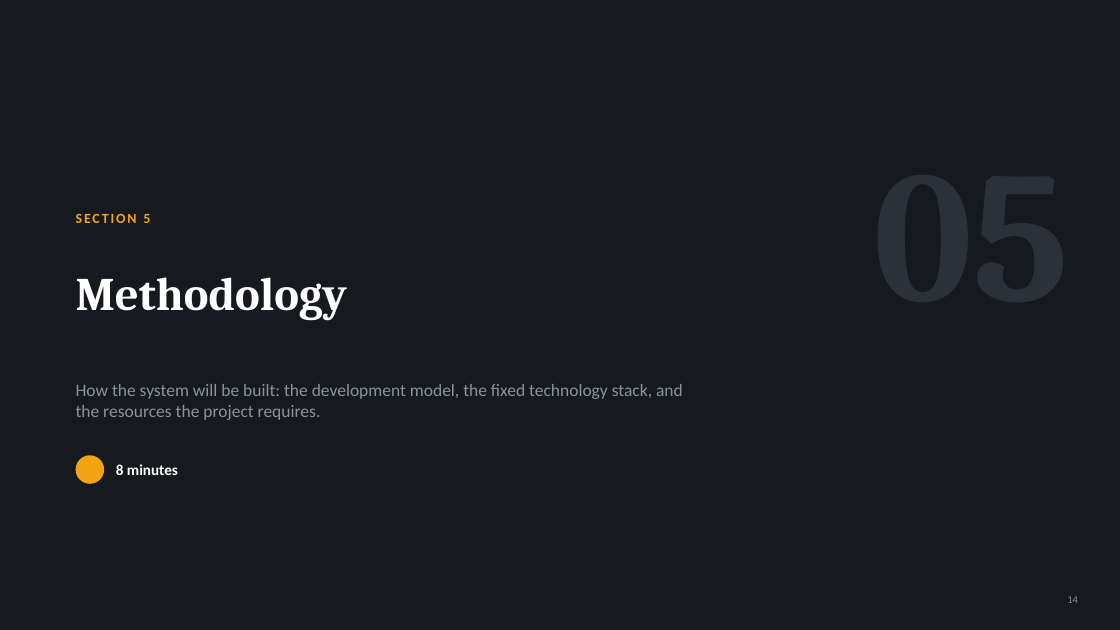
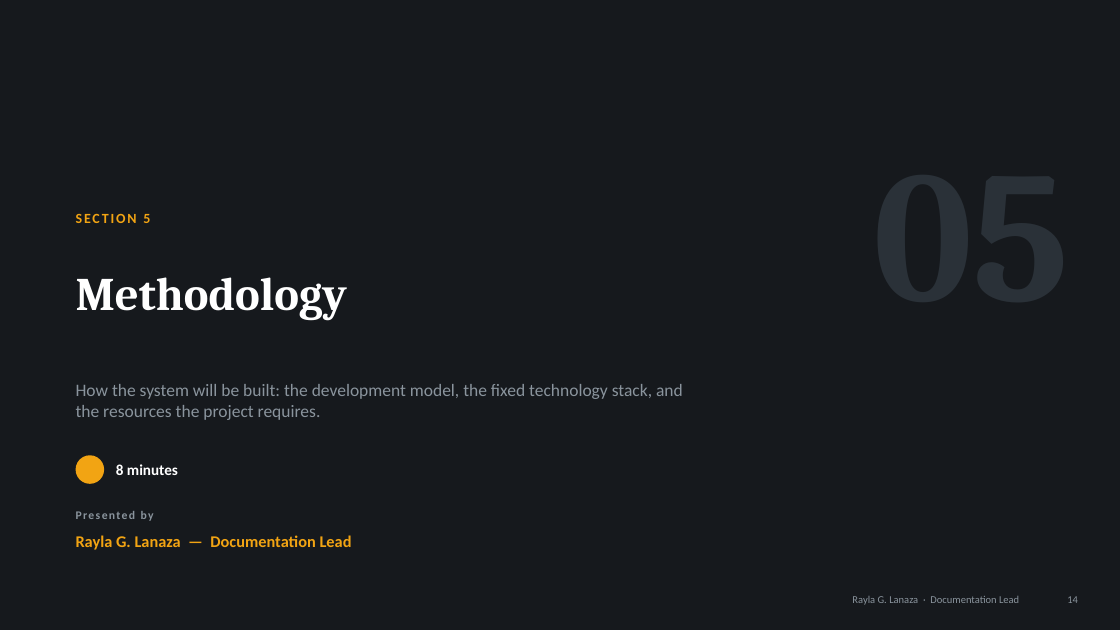
Before and after one commit to ruselportes/HRIS, a slide deck: slide 14 of docs/HRIS_Proposal_Hearing.pptx. Drawn at 1120x630 pixels with LibreOffice and Linux fonts; fonts in the diff are those of the drawing. Boxes give left, top, right and bottom in pixels: in the first picture for what was removed or moved away, otherwise in the second. Text is boxed around its words. In the diff, an @@ line names an element or a change of style, - is before the commit and + after.

```diff
--- a/docs/HRIS_Proposal_Hearing.pptx
+++ b/docs/HRIS_Proposal_Hearing.pptx
@@ text added at [76, 511, 154, 521], 10 pt, text #8A949D, bold @@
+Presented by
@@ text added at [76, 535, 352, 550], 14 pt, text #F2A413, bold @@
+Rayla G. Lanaza — Documentation Lead
@@ text added at [852, 596, 1019, 605], 9 pt, text #8A949D @@
+Rayla G. Lanaza · Documentation Lead
```
Also in this commit, not shown: 35 other slides changed, 7 slides added, 1 slide removed, 2 other files.
